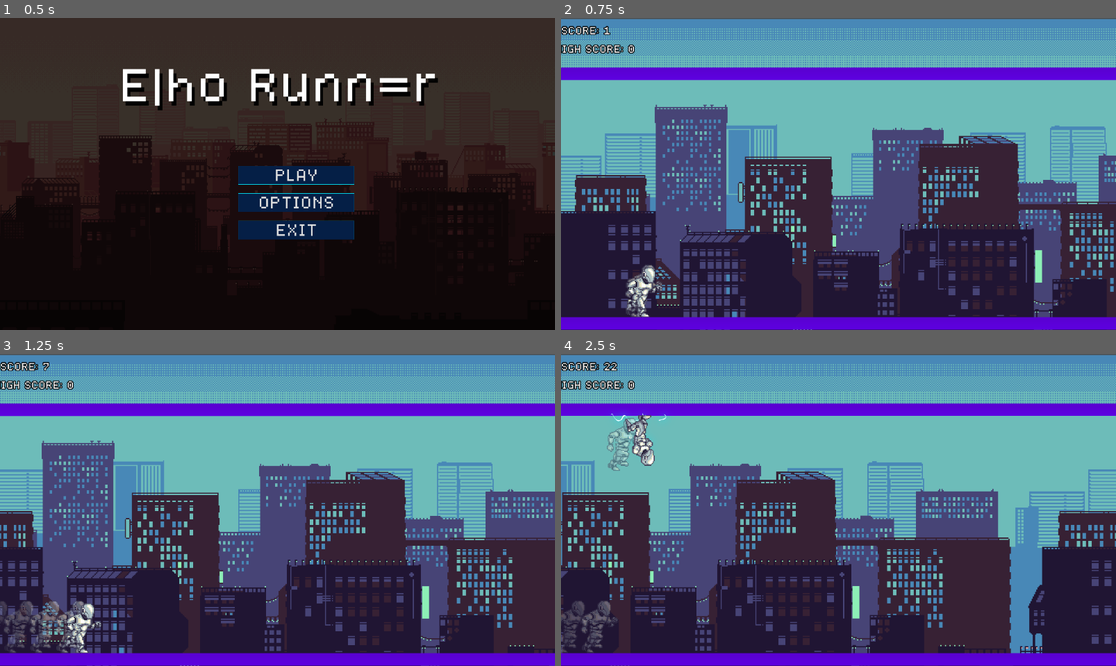
Above: before the commit, frames 1-4 (two rows, left to right).
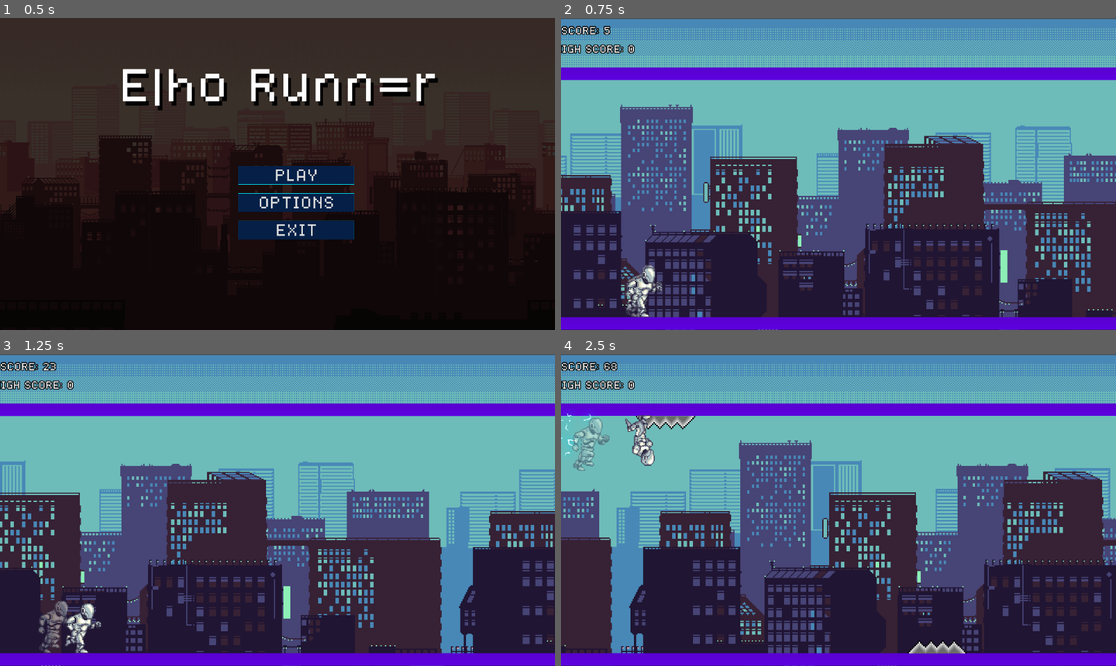
Above: after the commit, the same moments.

Repository: Diviyan20/Endless-Runner
Game: Godot game, scene res://Scenes/main_menu.tscn
The game is run twice, just before and just after one commit, with the same random seed, the same clock (stepped at 60 frames per second) and the same inputs.
Inputs (mouse positions are in pixels of both pictures, inside the frame that each line leads up to):
- Up to frame 1 (0.5 s): no input
- Up to frame 2 (0.75 s): click "PLAY" at 0.5 s
- Up to frame 3 (1.25 s): no input
- Up to frame 4 (2.5 s): tap Enter (ui_accept) at 1.25, 1.52, 2.27 s; move the mouse to (960, 494) at 1.27 s; move the mouse to (727, 525) at 2.02 s

Frame 1 is identical in both runs. In frame 2, 27% of the frame differs, in the area x 0-100%, y 2-100%; in frame 3, 34%; in frame 4, 42%, in the area x 0-100%, y 3-100%.

Commit message:
Speed Fix

Diff:
--- a/Scenes/Main Map.tscn
+++ b/Scenes/Main Map.tscn
@@ -32,6 +32,7 @@
 autostart = true
 
 [node name="Spawn Timer" type="Timer" parent="."]
+wait_time = 0.5
 autostart = true
 
 [node name="Game BGM" type="AudioStreamPlayer" parent="."]
--- a/Scripts/Main_Map/main_map.gd
+++ b/Scripts/Main_Map/main_map.gd
@@ -17,8 +17,8 @@
 var shake_duration = 0.2
 var cam_original_pos = Vector2.ZERO
 
-const START_SPEED: float = 10.0
-const MAX_SPEED: float = 20.0
+const START_SPEED: float = 30.0
+const MAX_SPEED: float = 60.0
 const FLOOR_Y = 1015
 const CEILING_Y =230
 const SCORE_MODIFIER: int = 50
